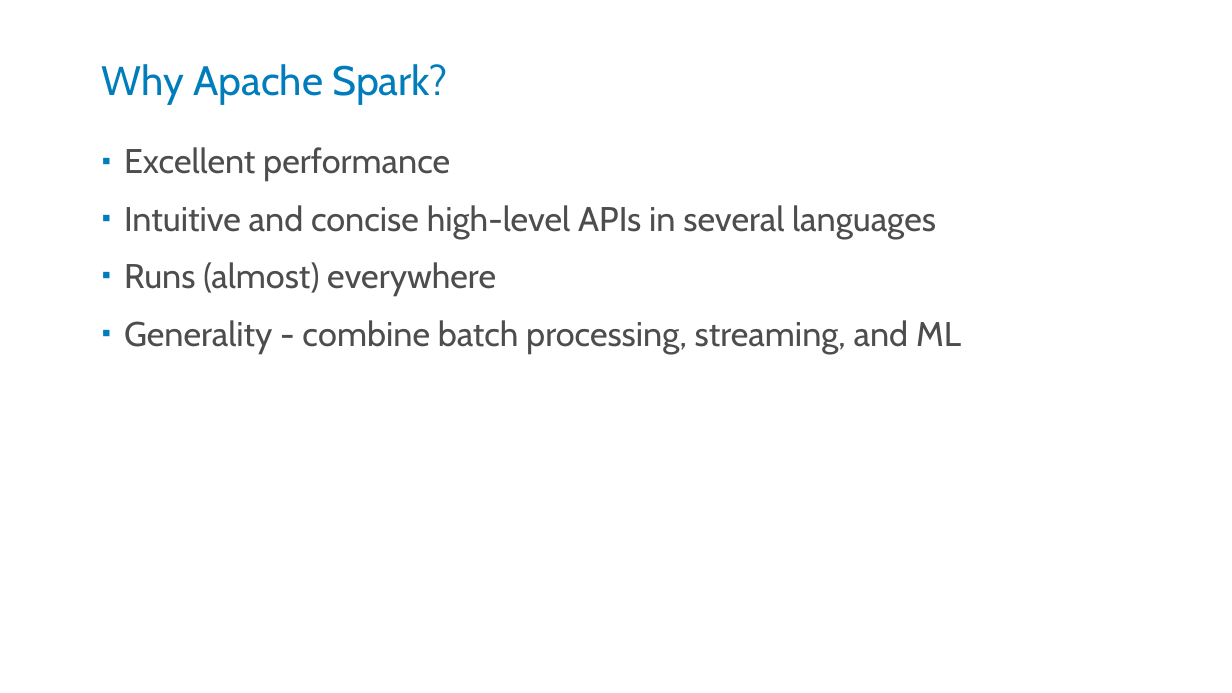
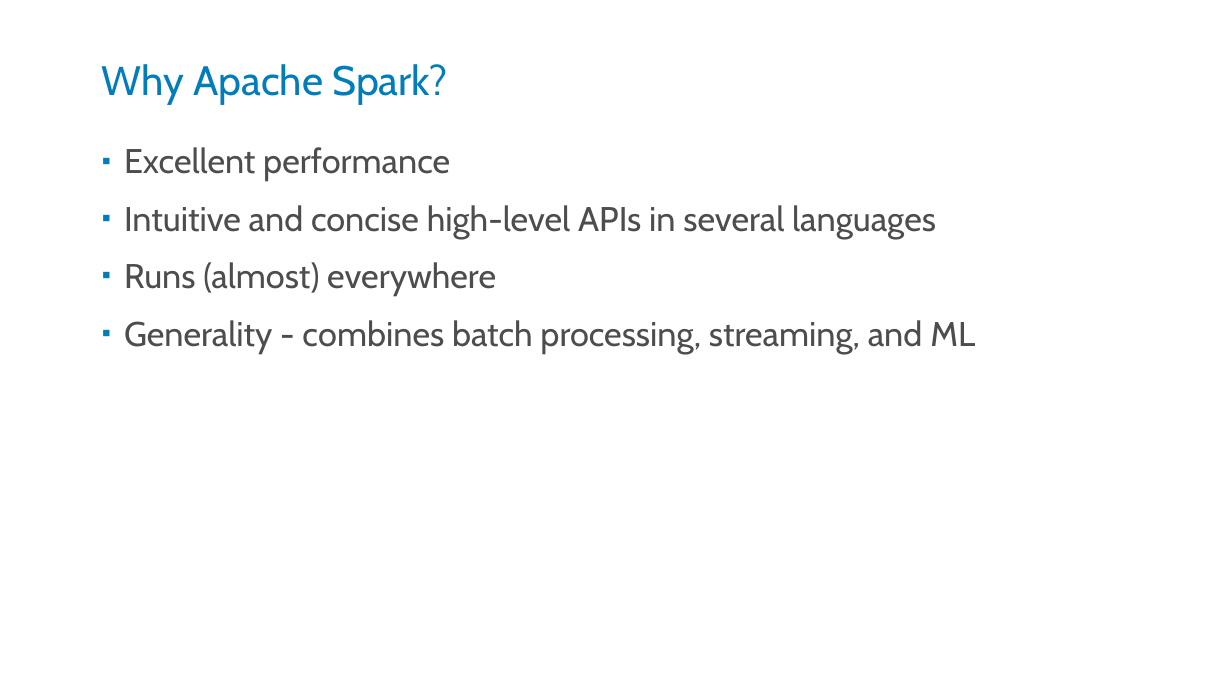
Before and after one commit to kstanaszek/SparkAndScalaInTandem, a slide deck: slide 3 of src/main/resources/slides.pptx. Drawn at 1232x693 pixels with LibreOffice and Linux fonts; fonts in the diff are those of the drawing. Boxes give left, top, right and bottom in pixels: in the first picture for what was removed or moved away, otherwise in the second. Text is boxed around its words. In the diff, an @@ line names an element or a change of style, - is before the commit and + after.

```diff
--- a/src/main/resources/slides.pptx
+++ b/src/main/resources/slides.pptx
@@ text at <box>124,320,975,354</box>: text changed @@
-▪ Generality - combine batch processing, streaming, and ML
+▪ Generality - combines batch processing, streaming, and ML
```
Also in this commit, not shown: 5 other slides changed, 4 other files.
